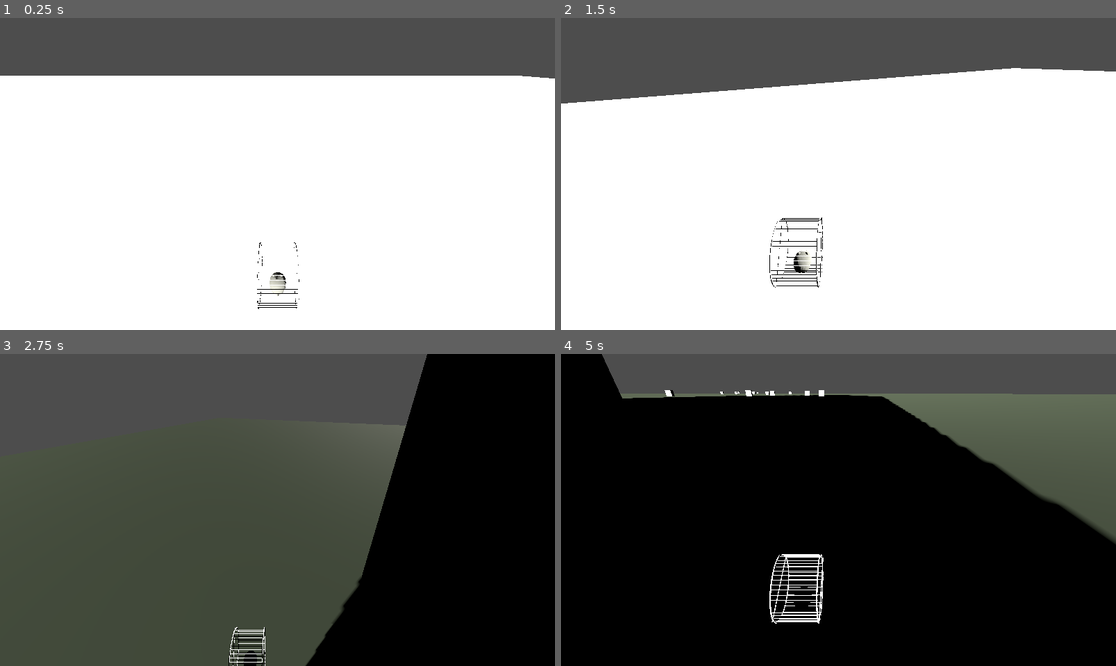
Above: before the commit, frames 1-4 (two rows, left to right).
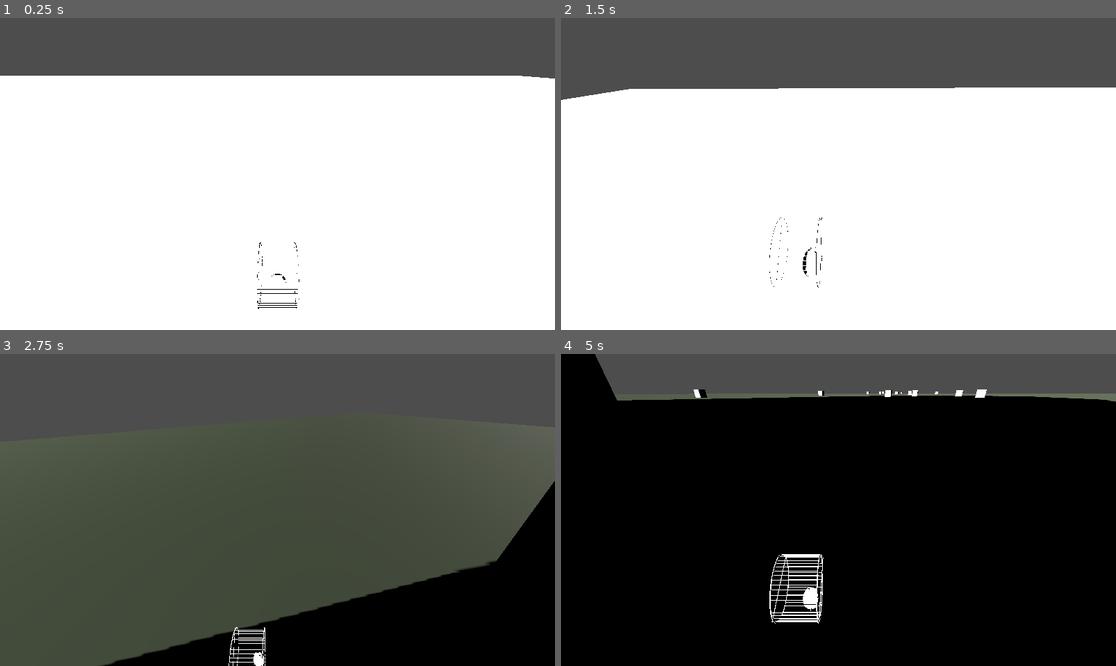
Above: after the commit, the same moments.

Repository: MlSHl/very-serious-gamejam
Game: Godot game, scene res://scenes/main.tscn
The game is run twice, just before and just after one commit, with the same random seed, the same clock (stepped at 60 frames per second) and the same inputs.
Inputs:
- Up to frame 1 (0.25 s): no input
- Up to frame 2 (1.5 s): hold D (right) 0.53-1.28 s; hold A (left) from 1.28 s (still down)
- Up to frame 3 (2.75 s): release A (left) at 2.03 s; hold D (right) from 2.03 s (still down)
- Up to frame 4 (5 s): release D (right) at 3.53 s; hold A (left) from 3.53 s (still down)

The runs differ from the first frame. In frame 1, 0.1% of the frame differs, in the area x 48-52%, y 81-90%; in frame 2, 3.5%; in frame 3, 23%, in the area x 18-100%, y 0-100%; in frame 4, 11%.

Commit message:
Added improved player movement with hamster 'animation' and input

Diff:
--- a/scenes/player.tscn
+++ b/scenes/player.tscn
@@ -57,6 +57,12 @@
 shader_parameter/shadow_color = Color(0, 0, 0, 1)
 shader_parameter/threshold = 0.01
 
+[sub_resource type="ShaderMaterial" id="ShaderMaterial_3v2ag"]
+render_priority = 0
+shader = ExtResource("3_qhqgy")
+shader_parameter/shadow_color = Color(0, 0, 0, 1)
+shader_parameter/threshold = 0.01
+
 [node name="player" type="CharacterBody3D" unique_id=1076470779]
 script = ExtResource("1_3vyb7")
 
@@ -96,7 +102,26 @@
 visible = false
 surface_material_override/0 = SubResource("ShaderMaterial_d2wvv")
 
-[node name="hamster_v1_0" parent="." unique_id=495291500 instance=ExtResource("4_dqkch")]
+[node name="hamster" parent="." unique_id=495291500 instance=ExtResource("4_dqkch")]
 transform = Transform3D(-1, 0, -8.742278e-08, 0, 1, 0, 8.742278e-08, 0, -1, 0.00076311827, -0.078470215, -0.00579552)
 
+[node name="Ears" parent="hamster" index="0" unique_id=1500551575]
+surface_material_override/0 = SubResource("ShaderMaterial_3v2ag")
+
+[node name="Tail" parent="hamster" index="1" unique_id=248293125]
+surface_material_override/0 = SubResource("ShaderMaterial_3v2ag")
+
+[node name="Eyes" parent="hamster" index="2" unique_id=1466422600]
+surface_material_override/0 = SubResource("ShaderMaterial_3v2ag")
+
+[node name="Nose" parent="hamster" index="3" unique_id=79534016]
+surface_material_override/0 = SubResource("ShaderMaterial_3v2ag")
+
+[node name="Body" parent="hamster" index="4" unique_id=1693510735]
+surface_material_override/0 = SubResource("ShaderMaterial_3v2ag")
+
+[node name="Feet" parent="hamster" index="5" unique_id=129945434]
+surface_material_override/0 = SubResource("ShaderMaterial_3v2ag")
+
 [editable path="wheel"]
+[editable path="hamster"]
--- a/scripts/player.gd
+++ b/scripts/player.gd
@@ -6,20 +6,27 @@
 const ROLLING_SPEED = 10.0
 const MAX_CAMERA_DELTA_X := 0.1
 const MAX_CAMERA_DELTA_Y := 0.4
+const MAX_HAMSTER_DISPLACEMENT_X := 0.03
+const DELTA_HAMSTER_DISPLACEMENT_X := 0.2
+const MAX_HAMSTER_CHANGE := 0.25
+const HAMSTER_LEN_CHANGE_SPEED := 10
 
 var camera_delta_x := 0.0
 var camera_delta_y := 0.0
-var accumulated_delta := 0.0
+var hamster_len_change_sign := 1
 
 @onready var camera: Camera3D = $Camera3D
 @onready var camera_x := camera.position.x
 @onready var camera_y := camera.position.y
+@onready var hamster: Node3D = $hamster
+@onready var hamster_x := hamster.position.x
+@onready var hamster_scale_z := hamster.scale.z
+
 @export var gravity_multiplier := 5.0
 
 func _physics_process(delta: float) -> void:
 	# Add the gravity.
 	if not is_on_floor():
-		accumulated_delta += delta
 		velocity += gravity_multiplier * get_gravity() * delta # F/m
 		if camera_delta_y < MAX_CAMERA_DELTA_Y:
 			camera_delta_y += delta
@@ -33,12 +40,20 @@
 
 	# Turning left/right
 	var input_dir := Input.get_axis("left", "right")
-	rotation.y += -input_dir * ROTATION_SPEED * delta
+	var hamster_delta = hamster.position.x - hamster_x
 	if input_dir:
-		if abs(camera_delta_x) < MAX_CAMERA_DELTA_X:
-			camera_delta_x += 	input_dir * delta
-			camera.position.x = camera_x + camera_delta_x
+		if abs(hamster_delta) < MAX_HAMSTER_DISPLACEMENT_X:
+			hamster.position.x += delta * DELTA_HAMSTER_DISPLACEMENT_X * input_dir
+			if abs(camera_delta_x) < MAX_CAMERA_DELTA_X:
+				camera_delta_x += 	input_dir * delta
+				camera.position.x = camera_x + camera_delta_x
+		else:
+			rotation.y += -input_dir * ROTATION_SPEED * delta
 	else:
+		if abs(hamster_delta) > MAX_HAMSTER_DISPLACEMENT_X:
+			hamster.position.x -= delta * sign(hamster_delta) * DELTA_HAMSTER_DISPLACEMENT_X
+		else:
+			hamster.position.x = hamster_x
 		if abs(camera_delta_x) > 0:
 			camera_delta_x -= sign(camera_delta_x) * delta
 			camera.position.x = camera_x + camera_delta_x
@@ -49,6 +64,10 @@
 	var forward := -transform.basis.z
 	forward = forward.normalized()
 	$wheel.rotate_x(-ROLLING_SPEED * delta)
+	var delta_hamster_len :=  hamster.scale.z - hamster_scale_z
+	if abs(delta_hamster_len) >= MAX_HAMSTER_CHANGE:
+		hamster_len_change_sign *= -1
+	hamster.scale.z += 	hamster_len_change_sign * delta * HAMSTER_LEN_CHANGE_SPEED
 
 	velocity.x = forward.x * SPEED
 	velocity.z = forward.z * SPEED
